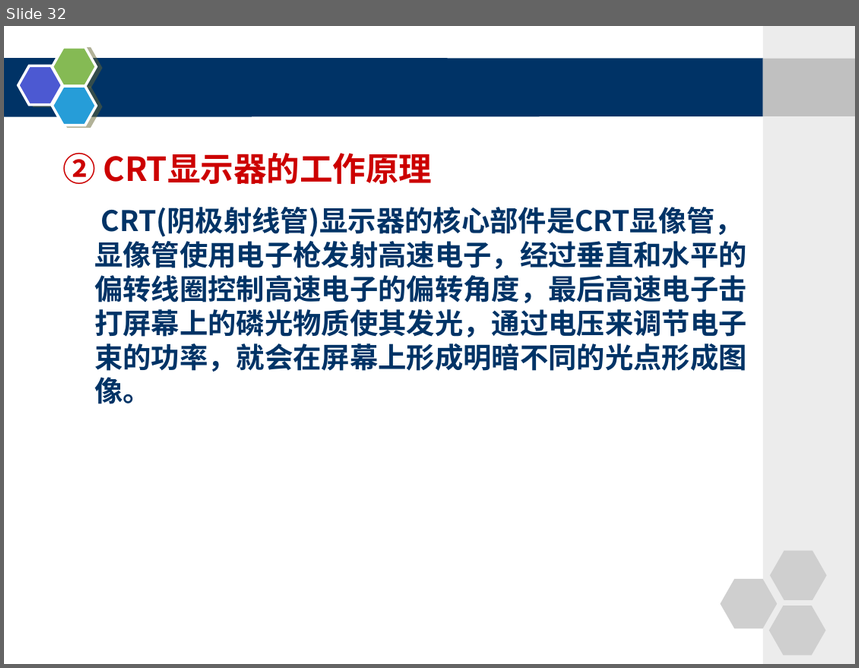
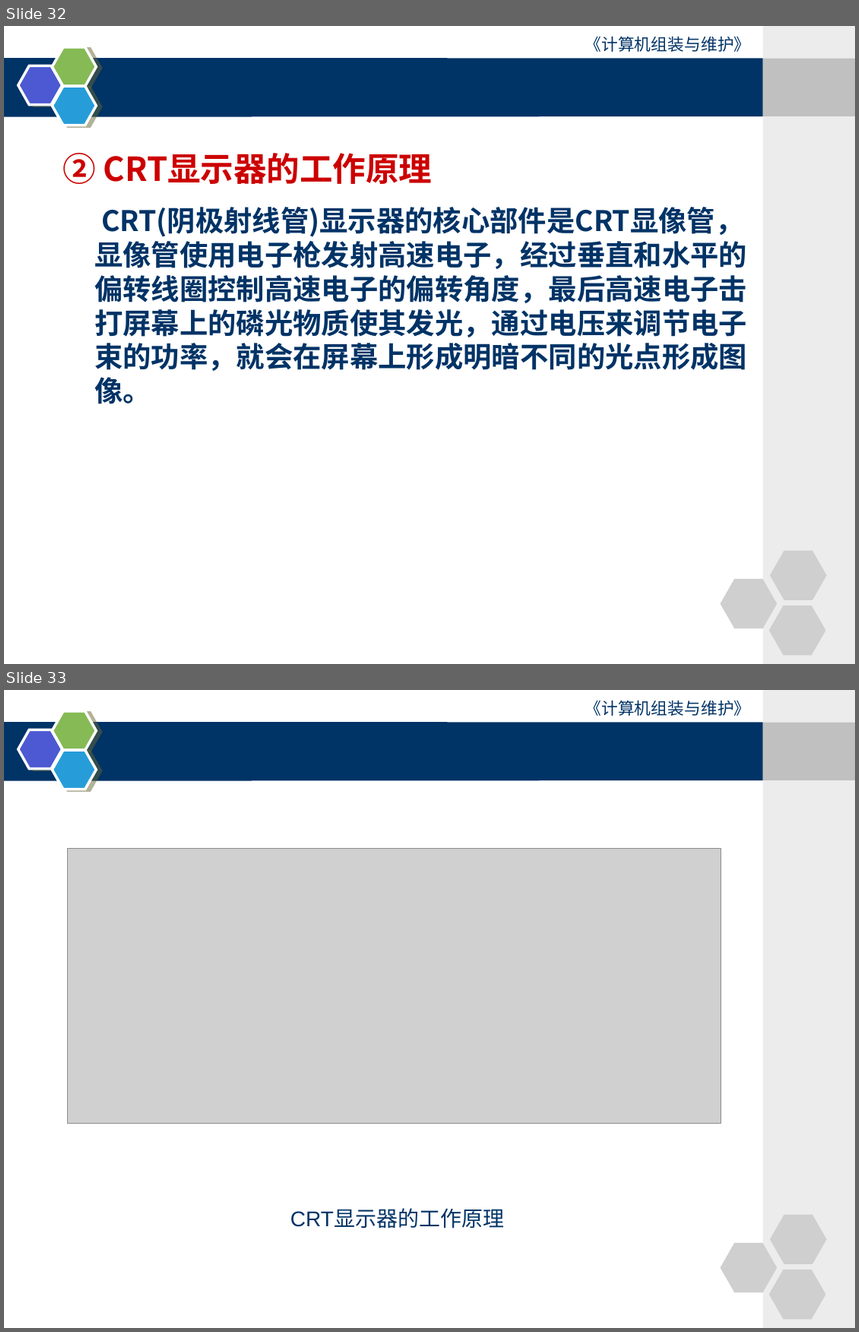
Before and after one commit to wutongyuliujia123/preparation, a slide deck: 计算机组装与维修/《计算机组装与维护》第六章电子课件.ppt.ppt. Shown one above the other, each under a label of ours: slide 32 before the commit, slides 32 and 33 after it. The pictures are 859x668 and 859x1332 pixels, drawn with LibreOffice and Linux fonts; fonts in the diff are those of the drawing; grey boxes stand for pictures. Boxes give left, top, right and bottom in pixels: in the first picture for what was removed or moved away, otherwise in the second. Text is boxed around its words. In the diff, an @@ line names an element or a change of style, - is before the commit and + after.

```diff
--- a/计算机组装与维修/《计算机组装与维护》第六章电子课件.ppt.ppt
+++ b/计算机组装与维修/《计算机组装与维护》第六章电子课件.ppt.ppt
@@ slide 33 added at [4,690,855,1328], background #FFFFFF; not listed: 9 template elements that a slide beside it also shows @@
@@ text added at [585,700,751,716], 14 pt, text #003366 @@
+《计算机组装与维护》
@@ picture added at [68,848,721,1123] @@
@@ text added at [291,1211,504,1229], 18 pt, text #003366 @@
+CRT显示器的工作原理
@@ slide 32 changed as well @@
@@ text added at [585,36,751,52], 14 pt, text #003366 @@
+《计算机组装与维护》
```
Also in this commit, not shown: 70 other slides changed, 3 other slides added, 4 slides removed, 7 other files.
